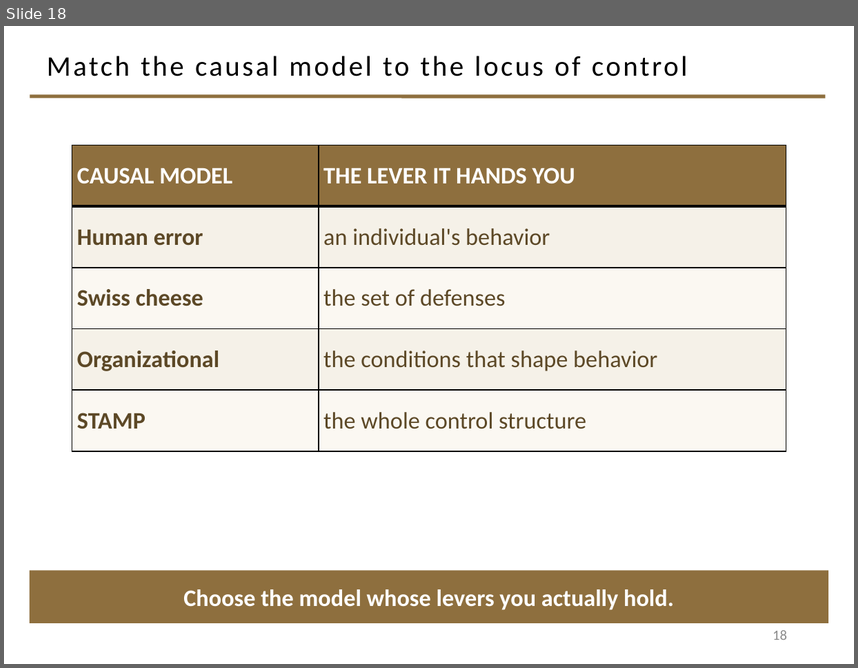
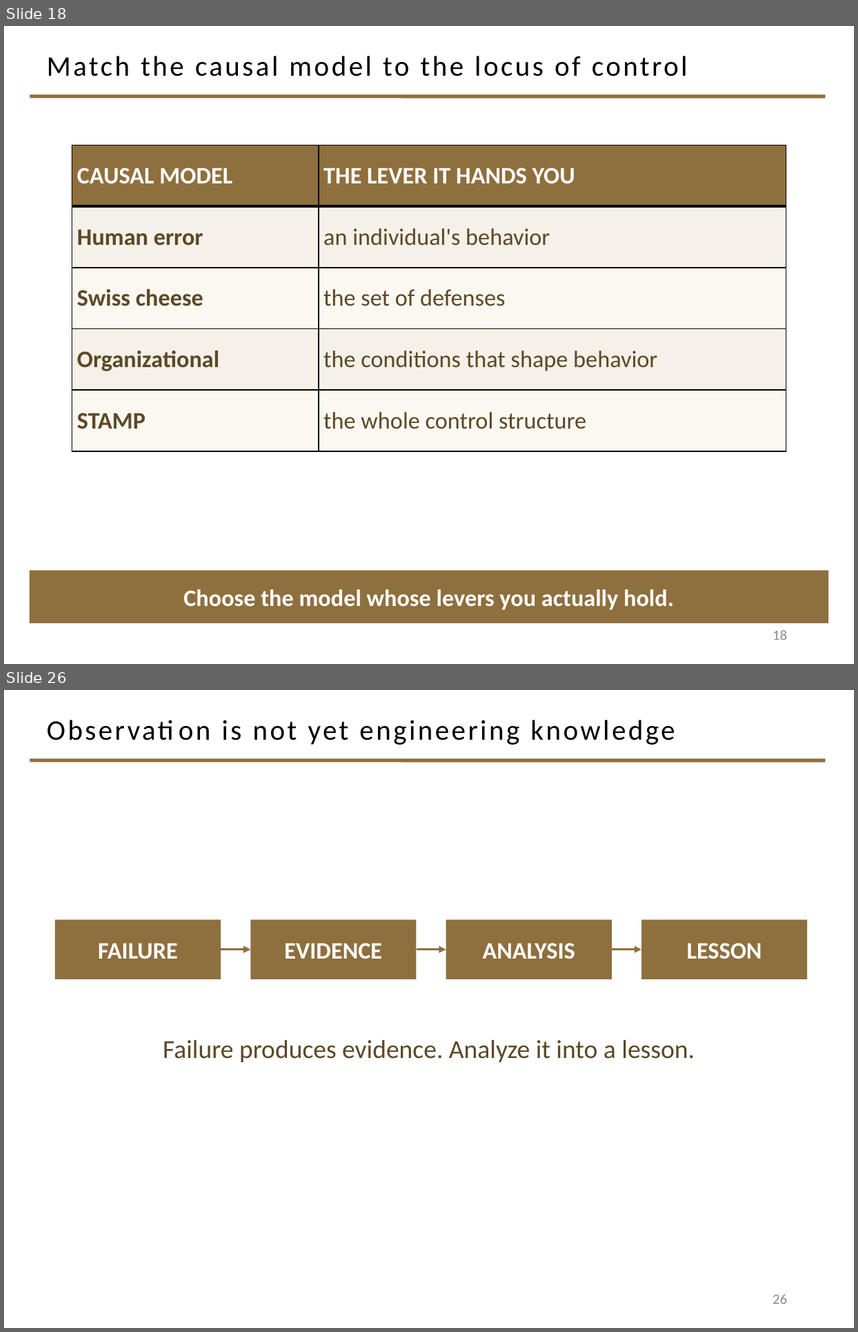
Before and after one commit to davisjam/model-based-agentic-software-engineering, a slide deck: course/lectures/act-2-delegation-and-control/04-failure-aware-engineering/2-4-Failure-Aware-Engineering.pptx. Shown one above the other, each under a label of ours: slide 18 before the commit, slides 18 and 26 after it; the slides between them are not shown. The pictures are 858x668 and 858x1332 pixels, drawn with LibreOffice and Linux fonts; fonts in the diff are those of the drawing; background and template pictures are left out. Boxes give left, top, right and bottom in pixels: in the first picture for what was removed or moved away, otherwise in the second. Text is boxed around its words. In the diff, an @@ line names an element or a change of style, - is before the commit and + after.

Commit message:
deck 2-4: movement 3 — diagnose the failure + convert to engineering knowledge (slides 19-30)

```diff
--- a/course/lectures/act-2-delegation-and-control/04-failure-aware-engineering/2-4-Failure-Aware-Engineering.pptx
+++ b/course/lectures/act-2-delegation-and-control/04-failure-aware-engineering/2-4-Failure-Aware-Engineering.pptx
@@ slide 26 added at <box>4,690,854,1328</box>, background #FFFFFF; not listed: 1 template element that a slide beside it also shows @@
@@ title added at <box>222,720,675,745</box>, 24 pt, text #000000 @@
+Observation is not yet engineering knowledge
@@ rectangle added at <box>55,920,221,979</box>, fill #8E6F3E, 20 pt, text #FFFFFF, bold @@
+FAILURE
@@ rectangle added at <box>250,920,417,979</box>, fill #8E6F3E, 20 pt, text #FFFFFF, bold @@
+EVIDENCE
@@ rectangle added at <box>446,920,612,979</box>, fill #8E6F3E, 20 pt, text #FFFFFF, bold @@
+ANALYSIS
@@ rectangle added at <box>642,920,807,979</box>, fill #8E6F3E, 20 pt, text #FFFFFF, bold @@
+LESSON
@@ arrow added from (221, 949) to (250, 949), #8E6F3E 1.5 pt @@
@@ arrow added from (417, 949) to (446, 949), #8E6F3E 1.5 pt @@
@@ arrow added from (612, 949) to (642, 949), #8E6F3E 1.5 pt @@
@@ text added at <box>163,1040,695,1062</box>, 22 pt, text #5C4826 @@
+Failure produces evidence. Analyze it into a lesson.
@@ page number added at <box>773,1294,787,1303</box>, 12 pt, text #8C8C8C @@
+26
```
Also in this commit, not shown: 11 other slides added.
